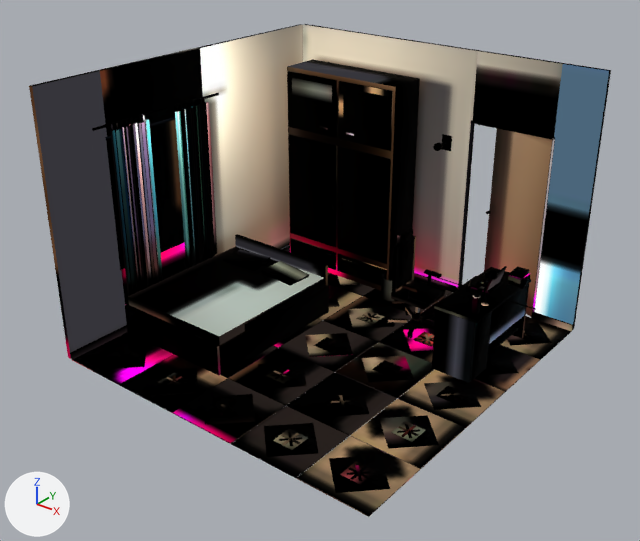
Two versions of the glTF model public/room_baked_combined.glb, one commit apart.
The view is the same before and after, from a 50 mm lens placed at (5.3, -6.78, 5.09), pointed at (-0.03, -0.12, 0.96). Every picture has the same lights, and +X, +Y and +Z are marked at lower left. The first picture is the older version. Vertices at exactly the same position are counted once.

The first picture shows 'Baked_Room_Mesh'.
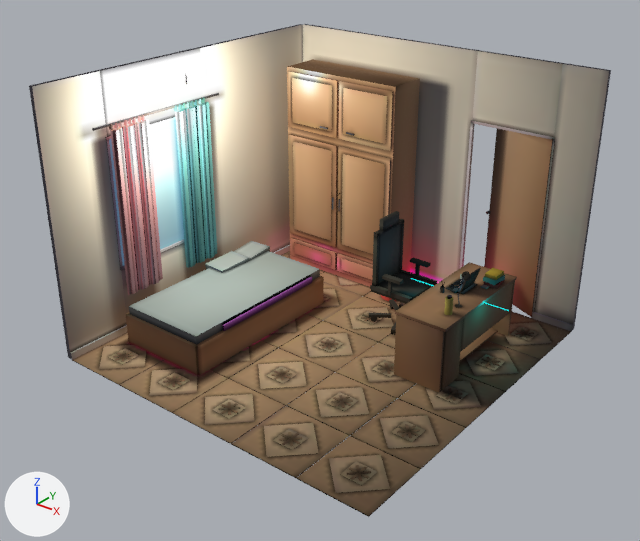
Location of each change, [x1, y1, x2, y2] in pixels of the pictures (640 x 541 px; the box of a moved part takes in the faces that stretch with it):
part 1 of me_cube_363, added (brown): after [395, 262, 517, 332]
part 2 of me_cube_363, added (brown): after [394, 314, 445, 393]
part 3 of me_cube_363, moved or reshaped (not visible before): after [183, 83, 191, 91]
part 4 of me_cube_363, deleted: before [433, 142, 443, 151]
part 5 of me_cube_363, deleted: before [442, 134, 452, 151]
part 6 of me_cube_363, deleted (mostly hidden): before [512, 283, 529, 338]
part 7 of me_cube_363, deleted: before [244, 286, 316, 331]
part 8 of me_cube_363, moved or reshaped: before [125, 228, 536, 383]; after [126, 211, 515, 392]
part 9 of me_cube_363, surface changed (lighter): [29, 24, 610, 517] in both

The change, as a list of edits to the scene's bpy script:
```text
Change me_cube_363:
    used by ob_baked_room_mesh; location = (-1.6, -1.6, -0.01)
    remove me_cube_363.from_pydata(...)  # 5268 vertices, 8884 faces; spans x -0.45..3.6, y -0.4..4.03, z 0.0..3.01
    add me_cube_363.from_pydata(...)  # 5244 vertices, 8848 faces; spans x -0.45..3.6, y -0.4..4.03, z 0.0..3.01
    me_cube_363 part 1: a new loose piece, a box spanning x 2.5..3.1, y 1.55..3.05, z 0.73..0.76, in mat_bakedroommaterial
    me_cube_363 part 2: a new loose piece, a box spanning x 2.52..3.08, y 1.545..1.575, z 0.01..0.73, in mat_bakedroommaterial
    me_cube_363 part 3: the loose piece of 64 vertices spanning x 1.78..1.83, y 3.38..3.43, z 1.88..1.94 is turned -90 degrees about the x axis through its middle and scaled by 1.4, then moved by (-1.7, -2.3, 0.88)
    me_cube_363 part 4: the loose piece of 64 vertices spanning x 1.76..1.85, y 3.35..3.41, z 1.86..1.96 is deleted
    me_cube_363 part 5: the loose piece of 8 vertices spanning x 1.74..1.86, y 3.56..3.58, z 1.82..2.0 is deleted
    me_cube_363 part 6: the loose piece of 8 vertices spanning x 2.77..3.23, y 3.07..3.11, z 0.01..0.73 is deleted
    me_cube_363 part 7: the loose piece of 8 vertices spanning x 1.08..1.1, y 0.8..2.0, z 0.16..0.43 is deleted
    me_cube_363 part 8: 2385 vertices moved from x -0.41..3.6, y 0.37..3.1, z 0.01..1.15 to x -0.25..3.4, y 0.23..3.06, z 0.01..1.3; 198 vertices removed from x -0.37..3.6, y 0.42..3.07, z 0.01..1.15; 190 vertices added at x -0.23..3.4, y 0.27..3.03, z 0.01..1.1
    me_cube_363 part 9: 7322 kept faces spanning x -0.45..3.6, y -0.4..4.03, z 0.0..3.01 get new texture (UV) coordinates
    other edits to the shape of me_cube_363 do not show in these pictures
```
